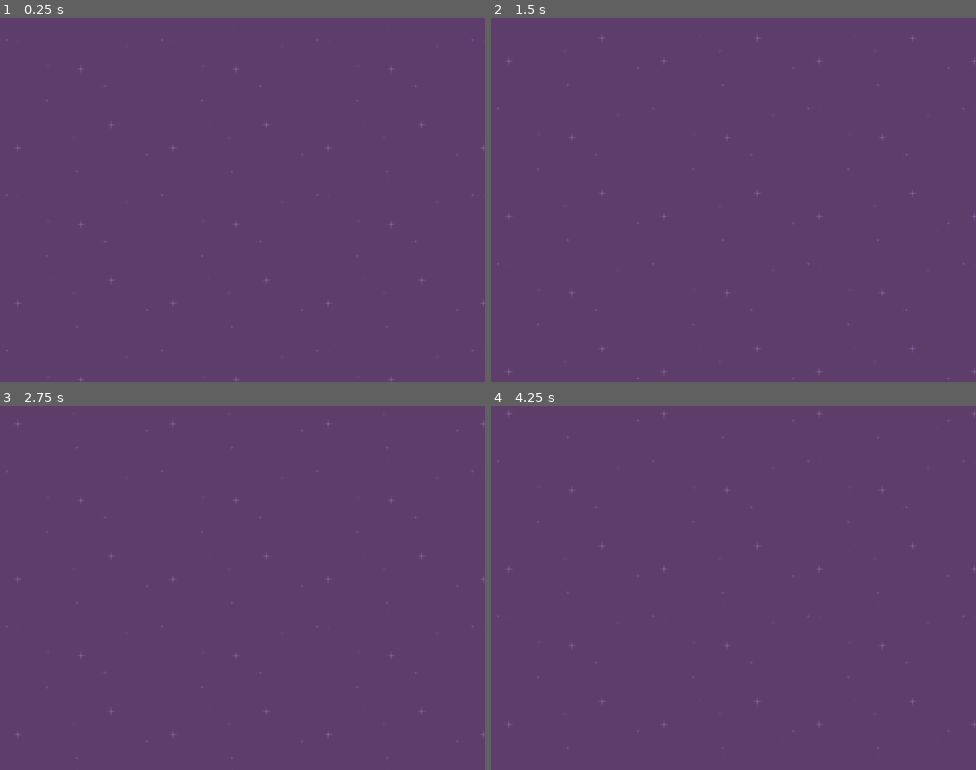
Above: before the commit, frames 1-4 (two rows, left to right).
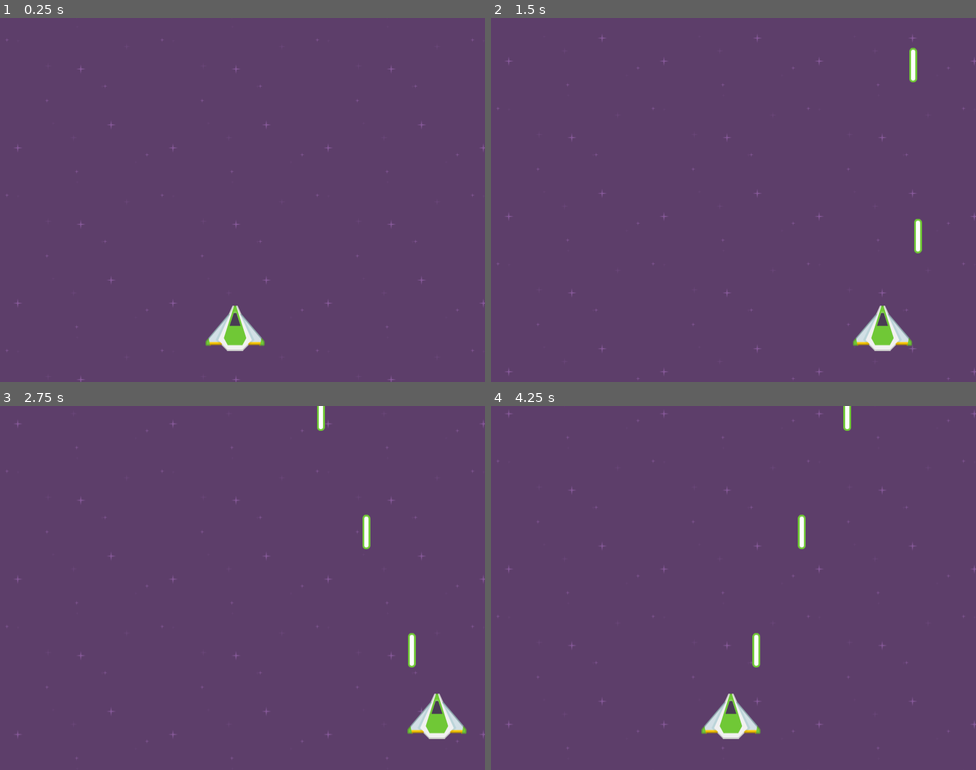
Above: after the commit, the same moments.

Repository: VincentPauley/space-invaders
Game: Godot game, scene res://scenes/Main.tscn
The game is run twice, just before and just after one commit, with the same random seed, the same clock (stepped at 60 frames per second) and the same inputs.
Inputs:
- Up to frame 1 (0.25 s): no input
- Up to frame 2 (1.5 s): hold Right (right, bound only after the commit) 0.53-1.28 s; hold Space (shoot, bound only after the commit) 0.53-1.28 s; hold Left (left, bound only after the commit) from 1.28 s (still down); tap Space (shoot, bound only after the commit) at 1.35 s
- Up to frame 3 (2.75 s): release Left (left, bound only after the commit) at 2.03 s; hold Right (right, bound only after the commit) from 2.03 s (still down); hold Space (shoot, bound only after the commit) from 2.03 s (still down)
- Up to frame 4 (4.25 s): release Space (shoot, bound only after the commit) at 2.78 s; tap Space (shoot, bound only after the commit) at 2.85 s; release Right (right, bound only after the commit) at 3.53 s; hold Left (left, bound only after the commit) from 3.53 s (still down); hold Space (shoot, bound only after the commit) from 3.53 s (still down)

The runs differ from the first frame. In frame 1, 0.8% of the frame differs, in the area x 42-55%, y 79-92%; in frame 2, 1.1%; in frame 3, 1.2%, in the area x 65-97%, y 0-92%; in frame 4, 1.2%.

Commit message:
player can move around and shoot lazers

Diff:
--- a/project.godot
+++ b/project.godot
@@ -22,6 +22,26 @@
 
 common/drop_mouse_on_gui_input_disabled=true
 
+[input]
+
+left={
+"deadzone": 0.5,
+"events": [ Object(InputEventKey,"resource_local_to_scene":false,"resource_name":"","device":0,"alt":false,"shift":false,"control":false,"meta":false,"command":false,"pressed":false,"scancode":16777231,"physical_scancode":0,"unicode":0,"echo":false,"script":null)
+, Object(InputEventKey,"resource_local_to_scene":false,"resource_name":"","device":0,"alt":false,"shift":false,"control":false,"meta":false,"command":false,"pressed":false,"scancode":65,"physical_scancode":0,"unicode":0,"echo":false,"script":null)
+ ]
+}
+right={
+"deadzone": 0.5,
+"events": [ Object(InputEventKey,"resource_local_to_scene":false,"resource_name":"","device":0,"alt":false,"shift":false,"control":false,"meta":false,"command":false,"pressed":false,"scancode":16777233,"physical_scancode":0,"unicode":0,"echo":false,"script":null)
+, Object(InputEventKey,"resource_local_to_scene":false,"resource_name":"","device":0,"alt":false,"shift":false,"control":false,"meta":false,"command":false,"pressed":false,"scancode":68,"physical_scancode":0,"unicode":0,"echo":false,"script":null)
+ ]
+}
+shoot={
+"deadzone": 0.5,
+"events": [ Object(InputEventKey,"resource_local_to_scene":false,"resource_name":"","device":0,"alt":false,"shift":false,"control":false,"meta":false,"command":false,"pressed":false,"scancode":32,"physical_scancode":0,"unicode":0,"echo":false,"script":null)
+ ]
+}
+
 [physics]
 
 common/enable_pause_aware_picking=true
--- a/scenes/Main.tscn
+++ b/scenes/Main.tscn
@@ -1,7 +1,11 @@
-[gd_scene load_steps=2 format=2]
+[gd_scene load_steps=3 format=2]
 
 [ext_resource path="res://scenes/Background.tscn" type="PackedScene" id=1]
+[ext_resource path="res://scenes/Player.tscn" type="PackedScene" id=2]
 
 [node name="Main" type="Node"]
 
 [node name="Background" parent="." instance=ExtResource( 1 )]
+
+[node name="Player" parent="." instance=ExtResource( 2 )]
+position = Vector2( 388, 511 )
--- /dev/null
+++ b/scenes/Player.tscn
@@ -0,0 +1,28 @@
+[gd_scene load_steps=5 format=2]
+
+[ext_resource path="res://assets/sprites/playerShip3_green.png" type="Texture" id=1]
+[ext_resource path="res://scripts/Player.gd" type="Script" id=2]
+[ext_resource path="res://scenes/PlayerProjectile.tscn" type="PackedScene" id=3]
+
+[sub_resource type="CircleShape2D" id=1]
+radius = 36.0
+
+[node name="Player" type="KinematicBody2D"]
+z_index = 2
+script = ExtResource( 2 )
+__meta__ = {
+"_edit_group_": true
+}
+projectile = ExtResource( 3 )
+
+[node name="Sprite" type="Sprite" parent="."]
+texture = ExtResource( 1 )
+
+[node name="CollisionShape2D" type="CollisionShape2D" parent="."]
+position = Vector2( -1, 5 )
+shape = SubResource( 1 )
+
+[node name="Timer" type="Timer" parent="."]
+wait_time = 0.15
+
+[connection signal="timeout" from="Timer" to="." method="_on_Timer_timeout"]
--- /dev/null
+++ b/scenes/PlayerProjectile.tscn
@@ -0,0 +1,16 @@
+[gd_scene load_steps=4 format=2]
+
+[ext_resource path="res://assets/sprites/laserGreen06.png" type="Texture" id=1]
+[ext_resource path="res://scripts/PlayerProjectile.gd" type="Script" id=2]
+
+[sub_resource type="RectangleShape2D" id=1]
+extents = Vector2( 7, 28 )
+
+[node name="PlayerProjectile" type="Area2D"]
+script = ExtResource( 2 )
+
+[node name="CollisionShape2D" type="CollisionShape2D" parent="."]
+shape = SubResource( 1 )
+
+[node name="Sprite" type="Sprite" parent="."]
+texture = ExtResource( 1 )
--- /dev/null
+++ b/scripts/Player.gd
@@ -0,0 +1,48 @@
+extends KinematicBody2D
+
+export(PackedScene) var projectile
+
+# Declare member variables here. Examples:
+# var a = 2
+# var b = "text"
+const SPEED = 500
+const EDGE_PADDING = 5 # < want to keep the player off of the edge entirely
+var screen_size
+
+onready var sprite = $Sprite
+onready var timer = $Timer
+var half_sprite_size
+
+var player_min_x
+var player_max_x
+
+var can_shoot = true
+
+# Called when the node enters the scene tree for the first time.
+func _ready():
+	screen_size = get_viewport_rect().size.x
+	half_sprite_size = sprite.texture.get_width() / 2
+
+	player_min_x = 0 + half_sprite_size + EDGE_PADDING
+	player_max_x = screen_size - half_sprite_size - EDGE_PADDING
+
+func _process(delta):
+	if Input.is_action_pressed('left'):
+		position.x -= SPEED * delta
+	if Input.is_action_pressed('right'):
+		position.x += SPEED * delta
+
+	position.x = clamp(position.x, player_min_x, player_max_x)
+
+	if can_shoot and Input.is_action_pressed('shoot'):
+		# generate a new scene instance and add it to the parent
+		var new_projectile = projectile.instance()
+
+		new_projectile.position = position
+		# NOTE: don't add to player or they will move horizontally with the player
+		get_parent().add_child(new_projectile)
+		can_shoot = false
+		timer.start()
+
+func _on_Timer_timeout():
+	can_shoot = true
--- /dev/null
+++ b/scripts/PlayerProjectile.gd
@@ -0,0 +1,25 @@
+extends Area2D
+
+export var speed = 1300
+export var damage = 10
+
+# Declare member variables here. Examples:
+# var a = 2
+# var b = "text"
+
+
+# Called when the node enters the scene tree for the first time.
+func _ready():
+	connect('area_entered', self, '_on_area_entered')
+
+func _process(delta):
+	position.y -= speed * delta
+	# Ensure that projectile is removed once
+	# it's offscreen and irrelevant
+	if position.y < -2000:
+		queue_free()
+
+func _on_area_entered(area):
+	if area.is_in_group('Enemies'):
+		area.add_damage(damage)
+		queue_free()
